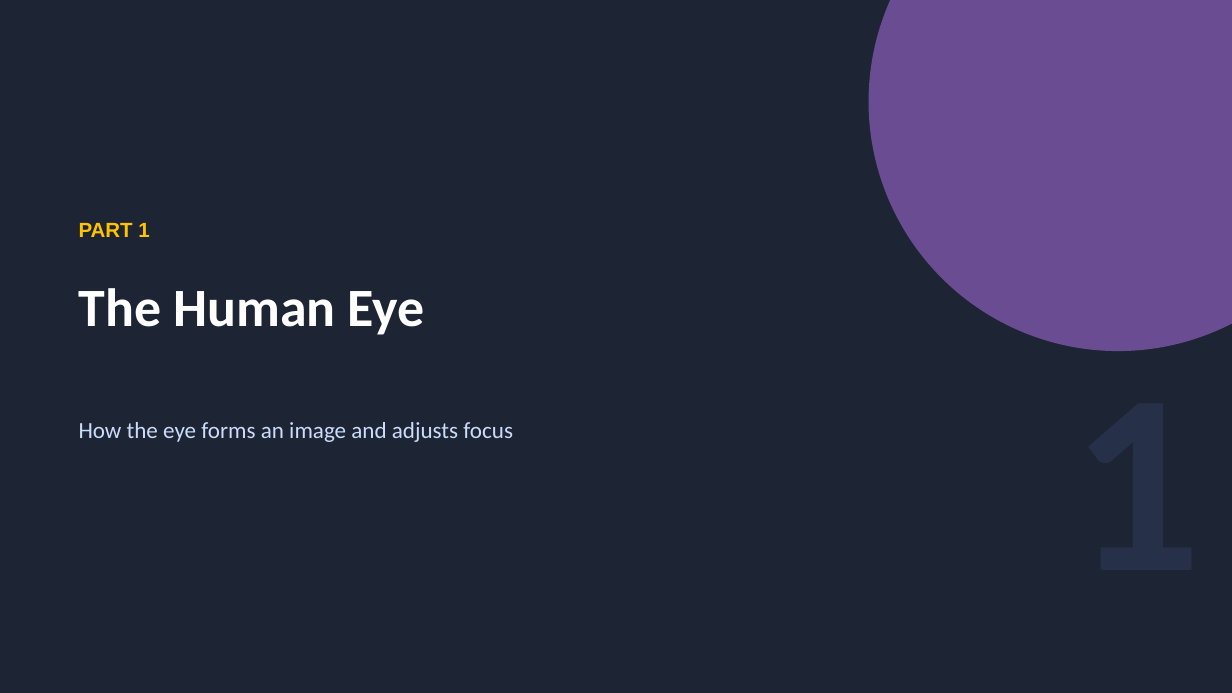
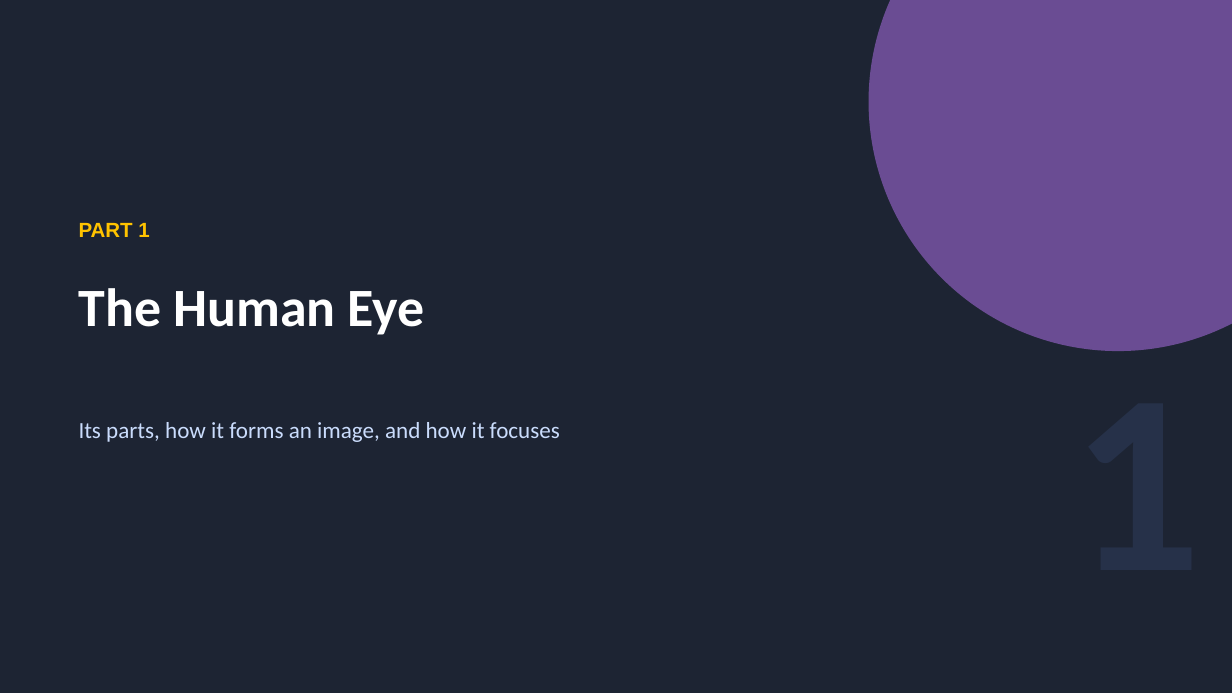
Before and after one commit to parmeshwars2911/MyFirstAR, a slide deck: slide 3 of ppt/TN_Grade10/TN10_S22_Human_Eye.pptx. Drawn at 1232x693 pixels with LibreOffice and Linux fonts; fonts in the diff are those of the drawing. Boxes give left, top, right and bottom in pixels: in the first picture for what was removed or moved away, otherwise in the second. Text is boxed around its words. In the diff, an @@ line names an element or a change of style, - is before the commit and + after.

```diff
--- a/ppt/TN_Grade10/TN10_S22_Human_Eye.pptx
+++ b/ppt/TN_Grade10/TN10_S22_Human_Eye.pptx
@@ text at [79,422,560,442]: text changed @@
-How the eye forms an image and adjusts focus
+Its parts, how it forms an image, and how it focuses
```
Also in this commit, not shown: 10 other slides changed, 10 slides added, 6 other files.
